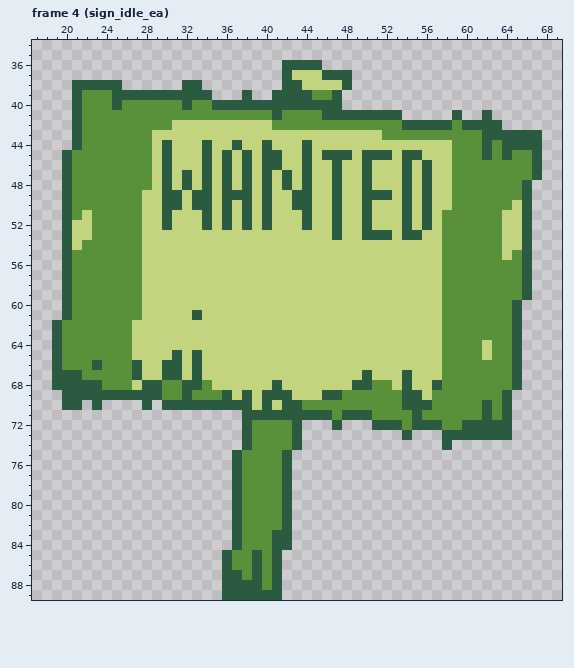
A pixel-art file gets an edit: sprites/ea_sign.ase. That is the earlier state.
90x90 pixels, 36 frames. Shown: frame 4 (sign_idle_ea): x 17..69, y 34..89.
Now the later version:
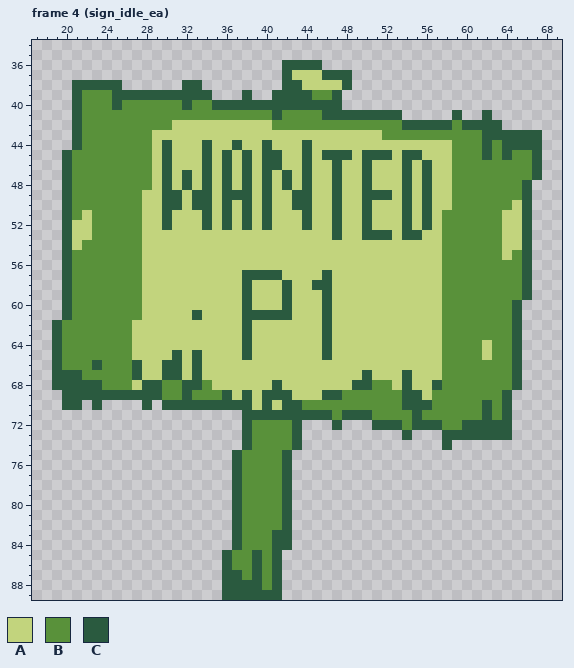
Palette (. is transparent): A #c2d47d  B #59913a  C #2a5a3f
Changes in this commit:
{"where": "frame 4 (sign_idle_ea), layer \"Layer 6\""}
{"frame":4,"y":57,"x":38,"old":"AAAA","new":"CCCC"}
{"frame":4,"y":57,"x":46,"old":"A","new":"C"}
{"frame":4,"y":58,"x":38,"old":"A","new":"C"}
{"frame":4,"y":58,"x":42,"old":"A","new":"C"}
{"frame":4,"y":58,"x":45,"old":"AA","new":"CC"}
{"frame":4,"y":59,"x":38,"old":"A","new":"C"}
{"frame":4,"y":59,"x":42,"old":"A","new":"C"}
{"frame":4,"y":59,"x":46,"old":"A","new":"C"}
{"frame":4,"y":60,"x":38,"old":"A","new":"C"}
{"frame":4,"y":60,"x":42,"old":"A","new":"C"}
{"frame":4,"y":60,"x":46,"old":"A","new":"C"}
{"frame":4,"y":61,"x":38,"old":"AAAAA","new":"CCCCC"}
{"frame":4,"y":61,"x":46,"old":"A","new":"C"}
{"frame":4,"y":62,"x":38,"old":"A","new":"C"}
{"frame":4,"y":62,"x":46,"old":"A","new":"C"}
{"frame":4,"y":63,"x":38,"old":"A","new":"C"}
{"frame":4,"y":63,"x":46,"old":"A","new":"C"}
{"frame":4,"y":64,"x":38,"old":"A","new":"C"}
{"frame":4,"y":64,"x":46,"old":"A","new":"C"}
{"frame":4,"y":65,"x":38,"old":"A","new":"C"}
{"frame":4,"y":65,"x":46,"old":"A","new":"C"}
{"label":"changed","picture_box":[242,270,332,360]}
